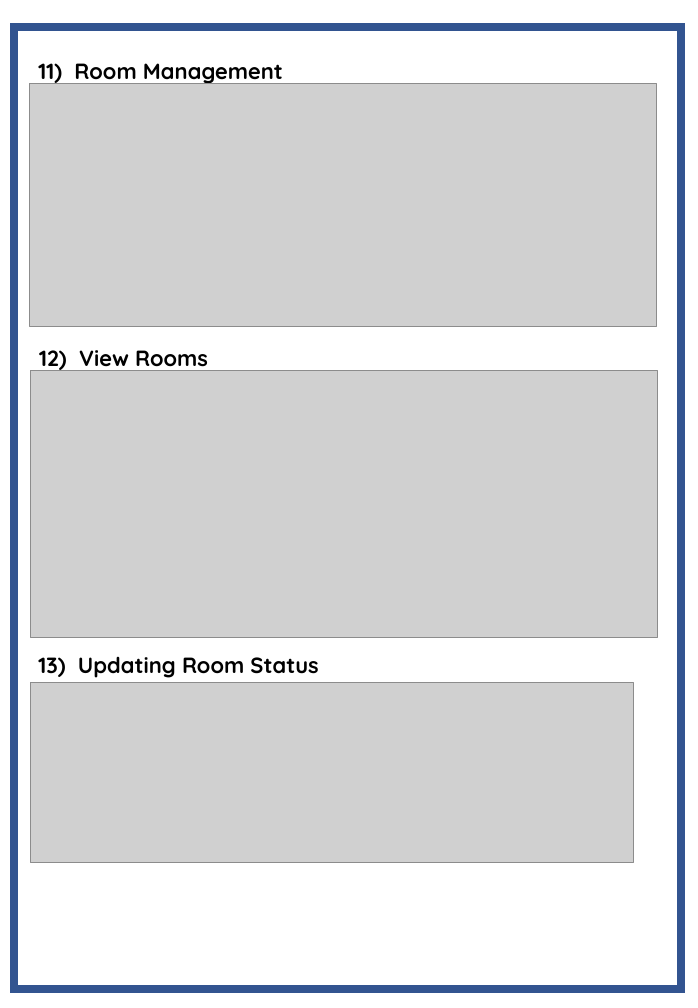
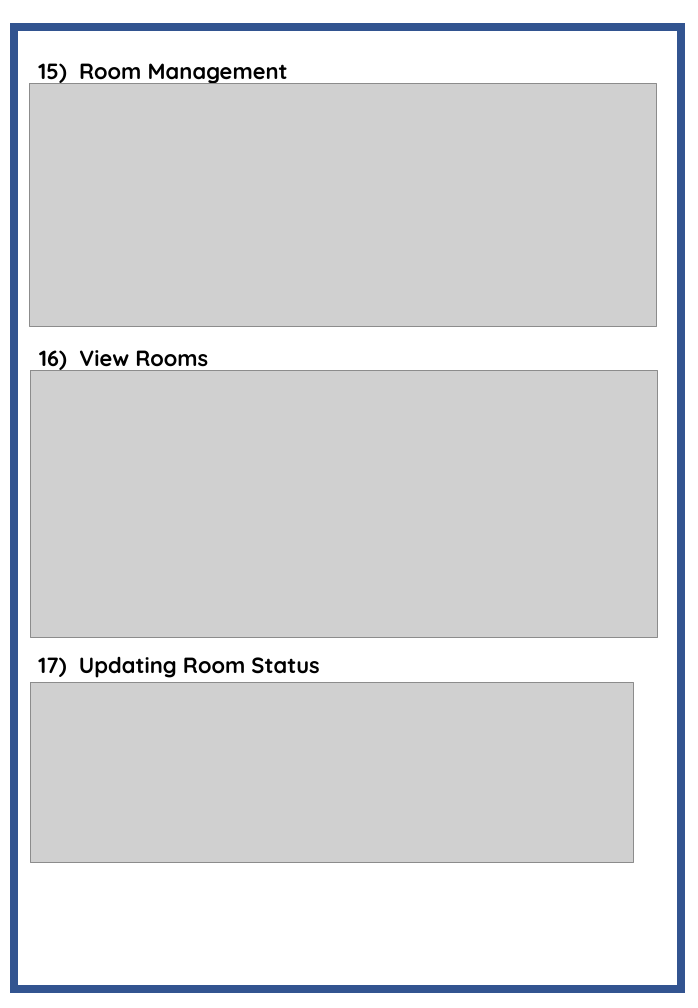
Before and after one commit to Agentgilspy/Hotel, a slide deck: slide 28 of Computer Project.pptx (slide 27 before the commit). Drawn at 698x1008 pixels with LibreOffice and Linux fonts; fonts in the diff are those of the drawing; grey boxes stand for pictures. Boxes give left, top, right and bottom in pixels: in the first picture for what was removed or moved away, otherwise in the second. Text is boxed around its words. In the diff, an @@ line names an element or a change of style, - is before the commit and + after.

```diff
--- a/Computer Project.pptx
+++ b/Computer Project.pptx
@@ text at [38,63,288,85]: text changed @@
-11) Room Management
+15) Room Management
@@ text at [39,350,208,372]: text changed @@
-12) View Rooms
+16) View Rooms
@@ text at [38,657,319,678]: text changed @@
-13) Updating Room Status
+17) Updating Room Status
```
Also in this commit, not shown: 13 other slides changed, 3 slides added, 2 slides removed.
